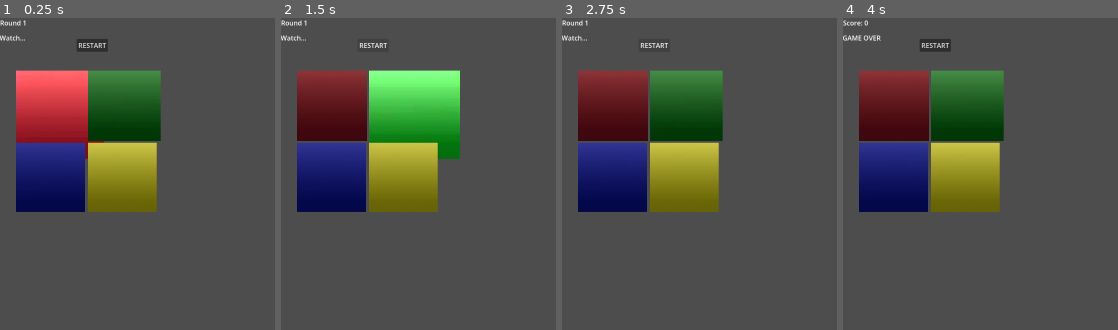
Above: before the commit, frames 1-4 (left to right).
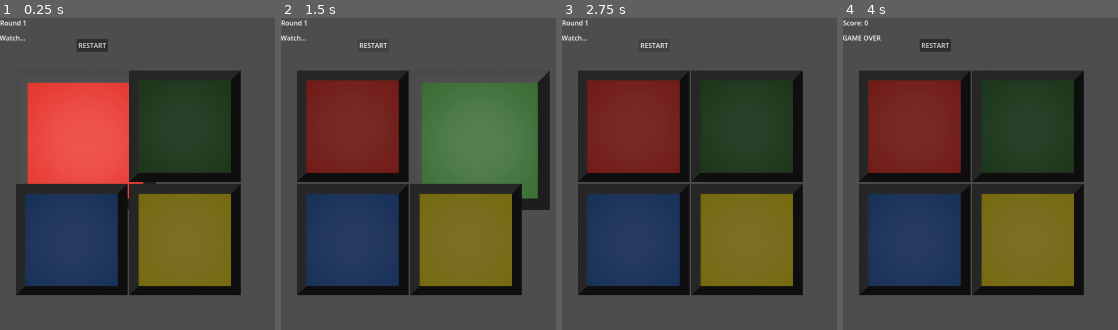
Above: after the commit, the same moments.

Repository: Zainap16/OutOfPlace
Game: Godot game, scene res://Scenes/MiniGameThree/memory_game.tscn
Two runs of this game, one before a commit and one after it. Both use one fixed random seed, a clock stepped at 60 frames per second and the inputs below. This scene is started directly instead of the project's main scene.
Inputs (mouse positions are in pixels of both pictures, inside the frame that each line leads up to; where the layout moved, square brackets give the same spot in the first picture):
- Up to frame 1 (0.25 s): no input
- Up to frame 2 (1.5 s): click "RESTART" at 0.5 s; click "RESTART" at 1.25 s
- Up to frame 3 (2.75 s): click "RESTART" at 2 s
- Up to frame 4 (4 s): click (914, 127) [895, 105] at 2.75 s; click (1027, 127) [966, 105] at 3.5 s

The runs differ from the first frame. In frame 1, 57% of the frame differs, in the area x 5-88%, y 16-89%; in frame 2, 60%, in the area x 5-98%, y 16-89%; in frame 3, 56%; in frame 4, 56%.

Commit message:
added new memory assets and piano assets
need to resize piano and memory games

Diff:
--- a/out-of-place/Scenes/MiniGameOne/note.tscn
+++ b/out-of-place/Scenes/MiniGameOne/note.tscn
@@ -1,22 +1,22 @@
 [gd_scene format=3 uid="uid://b0dh1p1ei7bu8"]
 
-[ext_resource type="Texture2D" uid="uid://b1kplnfi2lhq7" path="res://Assets/Mock_Assets/arrow_button/left/arrow_button_left3.png" id="1_130y8"]
 [ext_resource type="Script" uid="uid://ddjifw0j0pn8q" path="res://Scripts/note.gd" id="1_737yn"]
-[ext_resource type="Texture2D" uid="uid://cmxja4m6l4vey" path="res://Assets/Mock_Assets/arrow_button/up/arrow_button_up3.png" id="2_g1cs7"]
-[ext_resource type="Texture2D" uid="uid://bo7t5vuyuaxg0" path="res://Assets/Mock_Assets/arrow_button/right/arrow_button_right3.png" id="3_737yn"]
+[ext_resource type="Texture2D" uid="uid://bt23q2x4djqk3" path="res://Assets/PianoTilesAssets/Left-Arrow-Black.png" id="2_737yn"]
+[ext_resource type="Texture2D" uid="uid://sfnf7qv85gwb" path="res://Assets/PianoTilesAssets/Up-Arrow-Black.png" id="3_cwqtl"]
 [ext_resource type="Texture2D" uid="uid://cevc66xycq4xk" path="res://Assets/Mock_Assets/particles/star.png" id="4_g1cs7"]
+[ext_resource type="Texture2D" uid="uid://dqlq34w834kol" path="res://Assets/PianoTilesAssets/Right-Arrow-Black.png" id="4_t0gje"]
 
 [sub_resource type="SpriteFrames" id="SpriteFrames_cwqtl"]
 animations = [{
 "frames": [{
 "duration": 1.0,
-"texture": ExtResource("1_130y8")
+"texture": ExtResource("2_737yn")
 }, {
 "duration": 1.0,
-"texture": ExtResource("2_g1cs7")
+"texture": ExtResource("3_cwqtl")
 }, {
 "duration": 1.0,
-"texture": ExtResource("3_737yn")
+"texture": ExtResource("4_t0gje")
 }],
 "loop": true,
 "name": &"default",
@@ -30,7 +30,9 @@
 script = ExtResource("1_737yn")
 
 [node name="AnimatedSprite2D" type="AnimatedSprite2D" parent="." unique_id=2059513274]
+scale = Vector2(0.110236205, 0.11023622)
 sprite_frames = SubResource("SpriteFrames_cwqtl")
+frame_progress = 0.020301176
 
 [node name="CollisionShape2D" type="CollisionShape2D" parent="." unique_id=541716187]
 shape = SubResource("RectangleShape2D_130y8")
--- a/out-of-place/Scenes/MiniGameThree/memory_game.tscn
+++ b/out-of-place/Scenes/MiniGameThree/memory_game.tscn
@@ -4,12 +4,16 @@
 [ext_resource type="Script" uid="uid://rp4wjwmiwmyx" path="res://Scripts/pattern_manager.gd" id="1_cjqvf"]
 [ext_resource type="Script" uid="uid://bp3w2osp58vvp" path="res://Scenes/MiniGameThree/red.gd" id="2_k8d01"]
 [ext_resource type="Script" uid="uid://mmjm13q0krxf" path="res://Scenes/MiniGameThree/green.gd" id="3_sv63t"]
-[ext_resource type="Texture2D" uid="uid://csrp2lxarxw26" path="res://Assets/red.png" id="3_y5phe"]
+[ext_resource type="Texture2D" uid="uid://cwvipcld3pl35" path="res://Assets/MemoryGameAssets/RedButton.png" id="3_y5phe"]
 [ext_resource type="Script" uid="uid://bmy6wdhplia6" path="res://Scenes/MiniGameThree/blue.gd" id="4_fpr0d"]
-[ext_resource type="Texture2D" uid="uid://dj54mxwtb0f8o" path="res://Assets/green.png" id="5_hodau"]
+[ext_resource type="Texture2D" uid="uid://caoa156hrhw3g" path="res://Assets/MemoryGameAssets/RedButtonPressed.png" id="4_gbs50"]
 [ext_resource type="Script" uid="uid://drpfrx206tmfq" path="res://Scenes/MiniGameThree/yellow.gd" id="5_l1smm"]
-[ext_resource type="Texture2D" uid="uid://bur1xhsxx6wxs" path="res://Assets/blue.png" id="7_5tu6r"]
-[ext_resource type="Texture2D" uid="uid://n6m00lp0lxld" path="res://Assets/yellow.png" id="9_ea561"]
+[ext_resource type="Texture2D" uid="uid://vqf3haja7tjv" path="res://Assets/MemoryGameAssets/GreenButton.png" id="5_y5phe"]
+[ext_resource type="Texture2D" uid="uid://coao2u2g08xrk" path="res://Assets/MemoryGameAssets/Black_and_White_Retro_Y2K_Streetwear_Clothing_Logo_2.png" id="7_hodau"]
+[ext_resource type="Texture2D" uid="uid://c012vymfdbkha" path="res://Assets/MemoryGameAssets/GreenButtonPressed.png" id="7_sluwa"]
+[ext_resource type="Texture2D" uid="uid://ciriwklx3te2j" path="res://Assets/MemoryGameAssets/YellowButton.png" id="9_hodau"]
+[ext_resource type="Texture2D" uid="uid://c04n4x35mcr0c" path="res://Assets/MemoryGameAssets/BlueButtonPressed.png" id="10_pthqd"]
+[ext_resource type="Texture2D" uid="uid://wm40k8myseox" path="res://Assets/MemoryGameAssets/YellowButtonPressed.png" id="13_rdu30"]
 
 [node name="MemoryGame" type="Control" unique_id=1526977400]
 layout_mode = 3
@@ -24,6 +28,7 @@
 script = ExtResource("1_cjqvf")
 
 [node name="Buttons" type="GridContainer" parent="." unique_id=853130137]
+custom_minimum_size = Vector2(540, 540)
 layout_mode = 0
 offset_left = 38.0
 offset_top = 126.0
@@ -33,24 +38,44 @@
 
 [node name="Red" type="TextureButton" parent="Buttons" unique_id=1742163917]
 layout_mode = 2
+size_flags_horizontal = 3
+size_flags_vertical = 3
 texture_normal = ExtResource("3_y5phe")
+texture_pressed = ExtResource("4_gbs50")
+ignore_texture_size = true
+stretch_mode = 5
 script = ExtResource("2_k8d01")
 
 [node name="Green" type="TextureButton" parent="Buttons" unique_id=38526411]
 layout_mode = 2
-texture_normal = ExtResource("5_hodau")
+size_flags_horizontal = 3
+size_flags_vertical = 3
+texture_normal = ExtResource("5_y5phe")
+texture_pressed = ExtResource("7_sluwa")
+ignore_texture_size = true
+stretch_mode = 5
 script = ExtResource("3_sv63t")
 colour_id = 1
 
 [node name="Blue" type="TextureButton" parent="Buttons" unique_id=788588144]
 layout_mode = 2
-texture_normal = ExtResource("7_5tu6r")
+size_flags_horizontal = 3
+size_flags_vertical = 3
+texture_normal = ExtResource("7_hodau")
+texture_pressed = ExtResource("10_pthqd")
+ignore_texture_size = true
+stretch_mode = 5
 script = ExtResource("4_fpr0d")
 colour_id = 2
 
 [node name="Yellow" type="TextureButton" parent="Buttons" unique_id=1722691656]
 layout_mode = 2
-texture_normal = ExtResource("9_ea561")
+size_flags_horizontal = 3
+size_flags_vertical = 3
+texture_normal = ExtResource("9_hodau")
+texture_pressed = ExtResource("13_rdu30")
+ignore_texture_size = true
+stretch_mode = 5
 script = ExtResource("5_l1smm")
 colour_id = 3
 
Binary file added: out-of-place/Assets/MemoryGameAssets/Black_and_White_Retro_Y2K_Streetwear_Clothing_Logo_2.png
Not shown, added: out-of-place/Assets/MemoryGameAssets/Black_and_White_Retro_Y2K_Streetwear_Clothing_Logo_2.png.import
Binary file added: out-of-place/Assets/MemoryGameAssets/BlueButtonPressed.png
Not shown, changed: out-of-place/Assets/MemoryGameAssets/BlueButtonPressed.png.import
Binary file added: out-of-place/Assets/MemoryGameAssets/GreenButton.png
Not shown, added: out-of-place/Assets/MemoryGameAssets/GreenButton.png.import
Binary file added: out-of-place/Assets/MemoryGameAssets/GreenButtonPressed.png
Not shown, added: out-of-place/Assets/MemoryGameAssets/GreenButtonPressed.png.import
Binary file added: out-of-place/Assets/MemoryGameAssets/RedButton.png
Not shown, added: out-of-place/Assets/MemoryGameAssets/RedButton.png.import
Binary file added: out-of-place/Assets/MemoryGameAssets/RedButtonPressed.png
Not shown, changed: out-of-place/Assets/MemoryGameAssets/RedButtonPressed.png.import
(and 22 more such lines)
